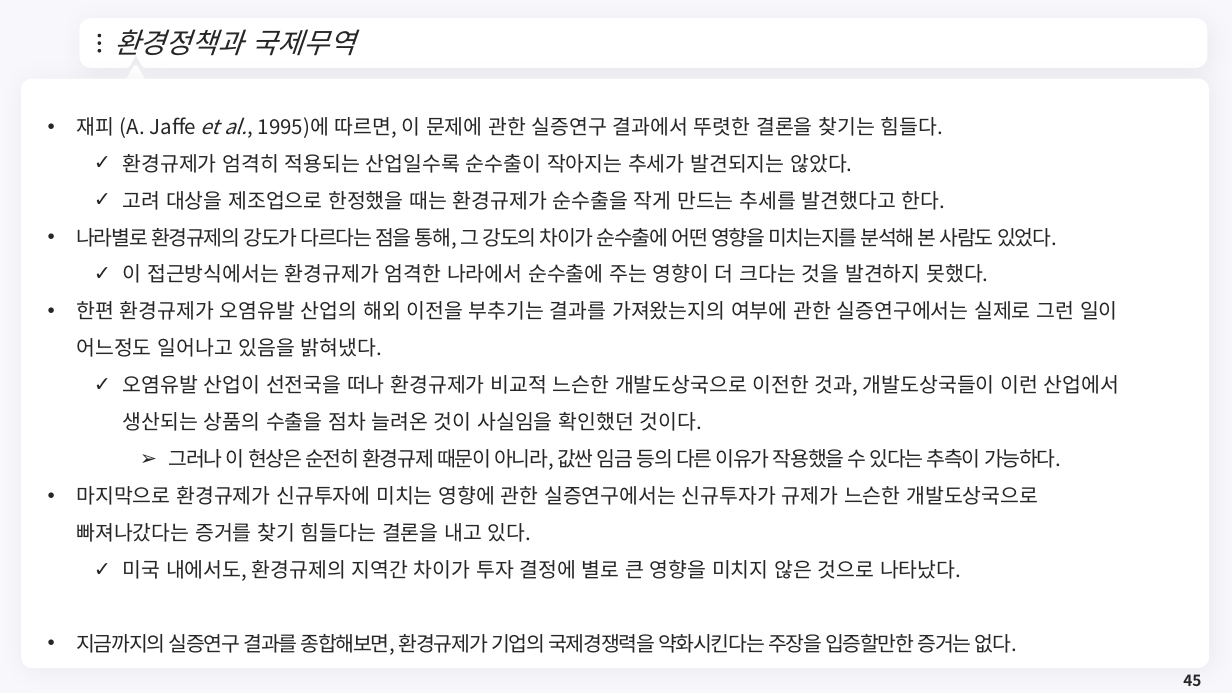
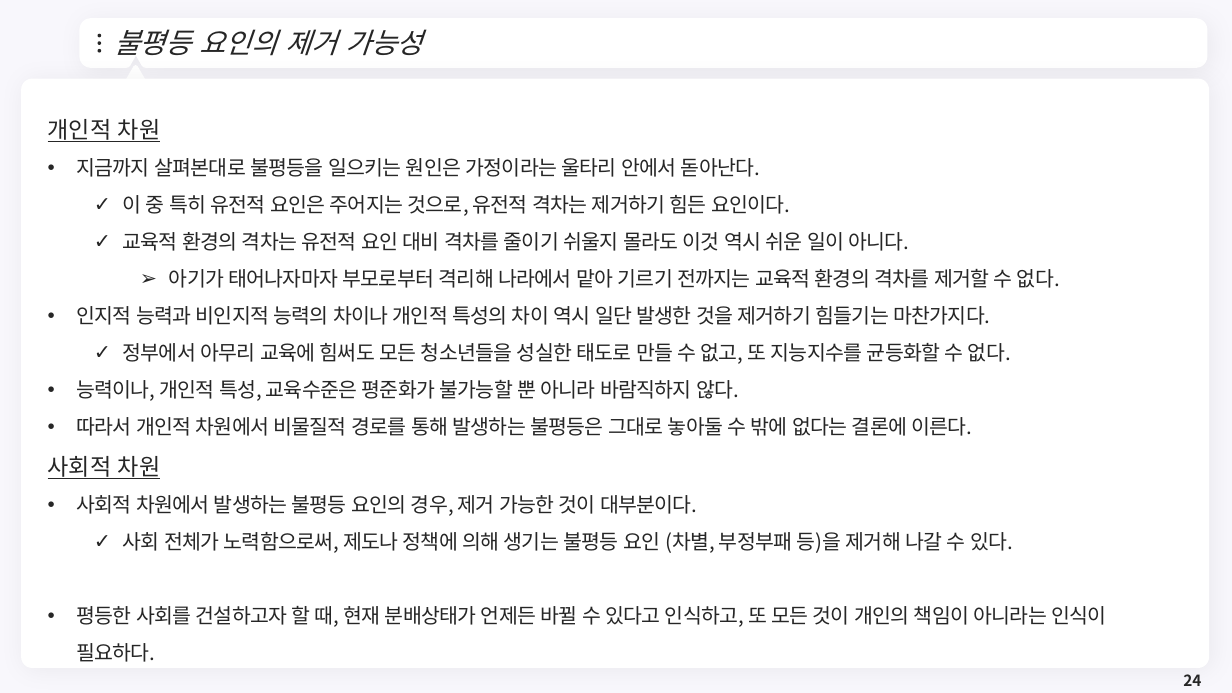
Before and after one commit to meandthey/Teaching, a slide deck: slide 24 of 재정학/01_Lectures/재정학_Chapter_8.pptx (slide 45 before the commit). Drawn at 1232x693 pixels with LibreOffice and Linux fonts; fonts in the diff are those of the drawing; background and template pictures are left out. Boxes give left, top, right and bottom in pixels: in the first picture for what was removed or moved away, otherwise in the second. Text is boxed around its words. In the diff, an @@ line names an element or a change of style, - is before the commit and + after.

```diff
--- a/재정학/01_Lectures/재정학_Chapter_8.pptx
+++ b/재정학/01_Lectures/재정학_Chapter_8.pptx
@@ title at [114, 29, 423, 56]: text changed @@
-환경정책과 국제무역
+불평등 요인의 제거 가능성
@@ text at [48, 119, 1106, 662]: text changed @@
-• 재피 (A. Jaffe et al., 1995)에 따르면, 이 문제에 관한 실증연구 결과에서 뚜렷한 결론을 찾기는 힘들다.
-  ✓ 환경규제가 엄격히 적용되는 산업일수록 순수출이 작아지는 추세가 발견되지는 않았다.
-  ✓ 고려 대상을 제조업으로 한정했을 때는 환경규제가 순수출을 작게 만드는 추세를 발견했다고 한다.
-• 나라별로 환경규제의 강도가 다르다는 점을 통해, 그 강도의 차이가 순수출에 어떤 영향을 미치는지를 분석해 본 사람도 있었다.
-  ✓ 이 접근방식에서는 환경규제가 엄격한 나라에서 순수출에 주는 영향이 더 크다는 것을 발견하지 못했다.
-• 한편 환경규제가 오염유발 산업의 해외 이전을 부추기는 결과를 가져왔는지의 여부에 관한 실증연구에서는 실제로 그런 일이 어느정도 일어나고 있음을 밝혀냈다.
-  ✓ 오염유발 산업이 선전국을 떠나 환경규제가 비교적 느슨한 개발도상국으로 이전한 것과, 개발도상국들이 이런 산업에서 생산되는 상품의 수출을 점차 늘려온 것이 사실임을 확인했던 것이다.
-    ➢ 그러나 이 현상은 순전히 환경규제 때문이 아니라, 값싼 임금 등의 다른 이유가 작용했을 수 있다는 추측이 가능하다.
-• 마지막으로 환경규제가 신규투자에 미치는 영향에 관한 실증연구에서는 신규투자가 규제가 느슨한 개발도상국으로 빠져나갔다는 증거를 찾기 힘들다는 결론을 내고 있다.
-  ✓ 미국 내에서도, 환경규제의 지역간 차이가 투자 결정에 별로 큰 영향을 미치지 않은 것으로 나타났다.
-• 지금까지의 실증연구 결과를 종합해보면, 환경규제가 기업의 국제경쟁력을 약화시킨다는 주장을 입증할만한 증거는 없다.
+개인적 차원
+• 지금까지 살펴본대로 불평등을 일으키는 원인은 가정이라는 울타리 안에서 돋아난다.
+  ✓ 이 중 특히 유전적 요인은 주어지는 것으로, 유전적 격차는 제거하기 힘든 요인이다.
+  ✓ 교육적 환경의 격차는 유전적 요인 대비 격차를 줄이기 쉬울지 몰라도 이것 역시 쉬운 일이 아니다.
+    ➢ 아기가 태어나자마자 부모로부터 격리해 나라에서 맡아 기르기 전까지는 교육적 환경의 격차를 제거할 수 없다.
+• 인지적 능력과 비인지적 능력의 차이나 개인적 특성의 차이 역시 일단 발생한 것을 제거하기 힘들기는 마찬가지다.
+  ✓ 정부에서 아무리 교육에 힘써도 모든 청소년들을 성실한 태도로 만들 수 없고, 또 지능지수를 균등화할 수 없다.
+• 능력이나, 개인적 특성, 교육수준은 평준화가 불가능할 뿐 아니라 바람직하지 않다.
+• 따라서 개인적 차원에서 비물질적 경로를 통해 발생하는 불평등은 그대로 놓아둘 수 밖에 없다는 결론에 이른다.
+사회적 차원
+• 사회적 차원에서 발생하는 불평등 요인의 경우, 제거 가능한 것이 대부분이다.
+  ✓ 사회 전체가 노력함으로써, 제도나 정책에 의해 생기는 불평등 요인 (차별, 부정부패 등)을 제거해 나갈 수 있다.
+• 평등한 사회를 건설하고자 할 때, 현재 분배상태가 언제든 바뀔 수 있다고 인식하고, 또 모든 것이 개인의 책임이 아니라는 인식이 필요하다.
@@ page number at [1183, 674, 1201, 686]: text changed @@
-45
+24
```
Also in this commit, not shown: 6 other slides changed, 1 slide added, 30 slides removed, 5 other files.
